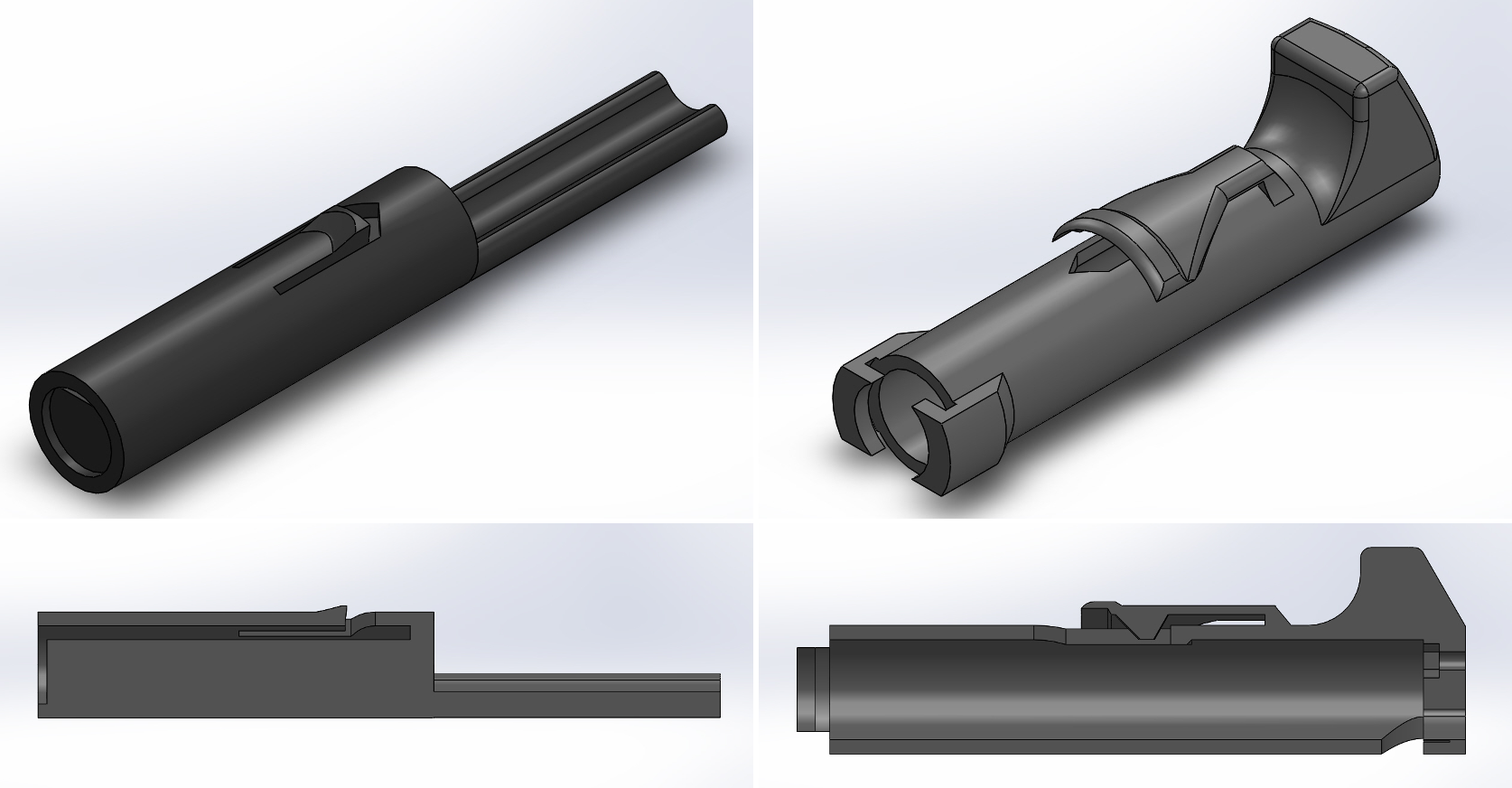
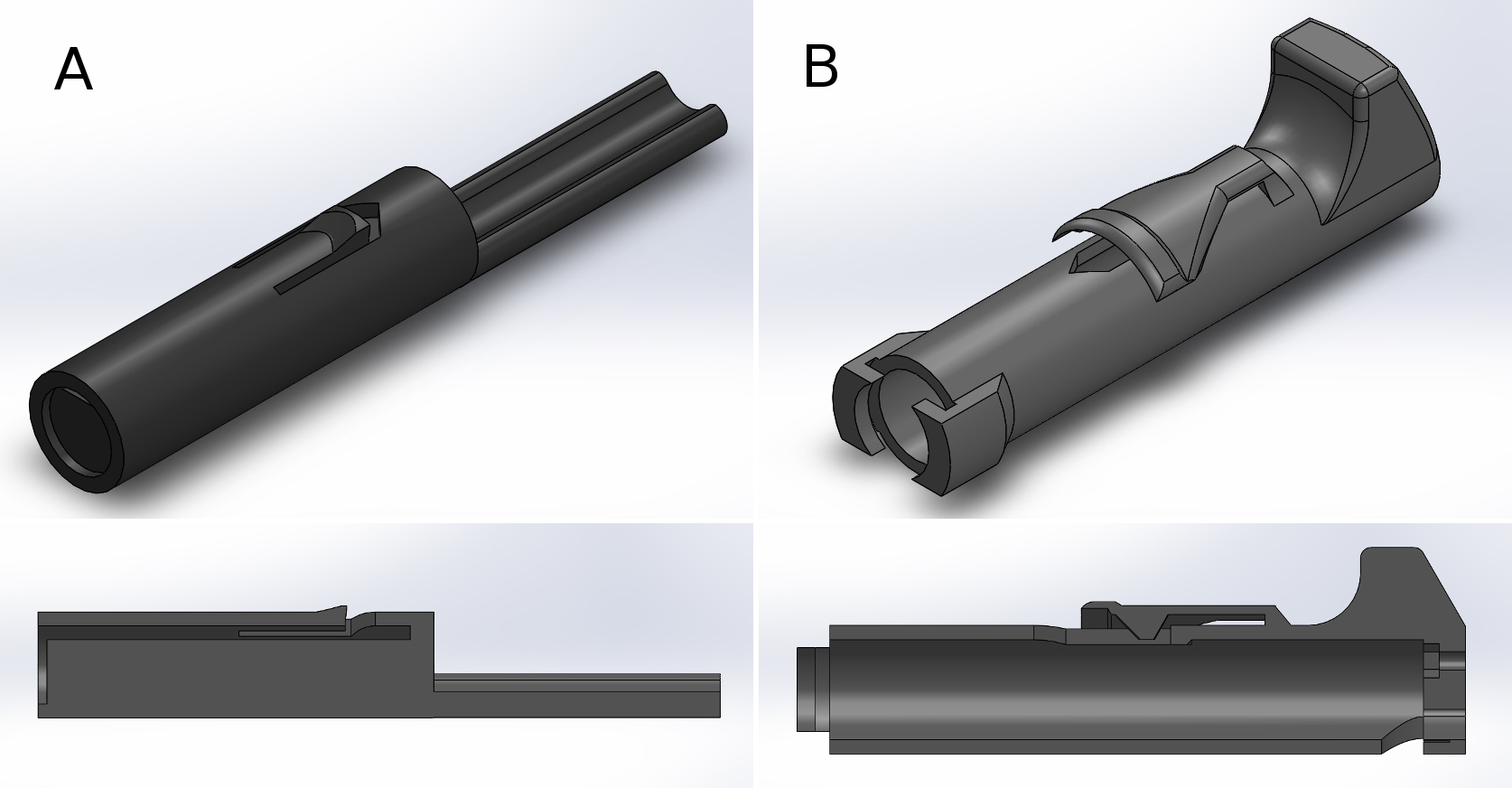
Two versions of the same layered image (1512 x 788). Layer-by-layer changes:
added layer "B" above "A" over 806, 44, 838, 87
added layer "A" above "body-clip-cross-section2.JPG" over 54, 46, 94, 90
